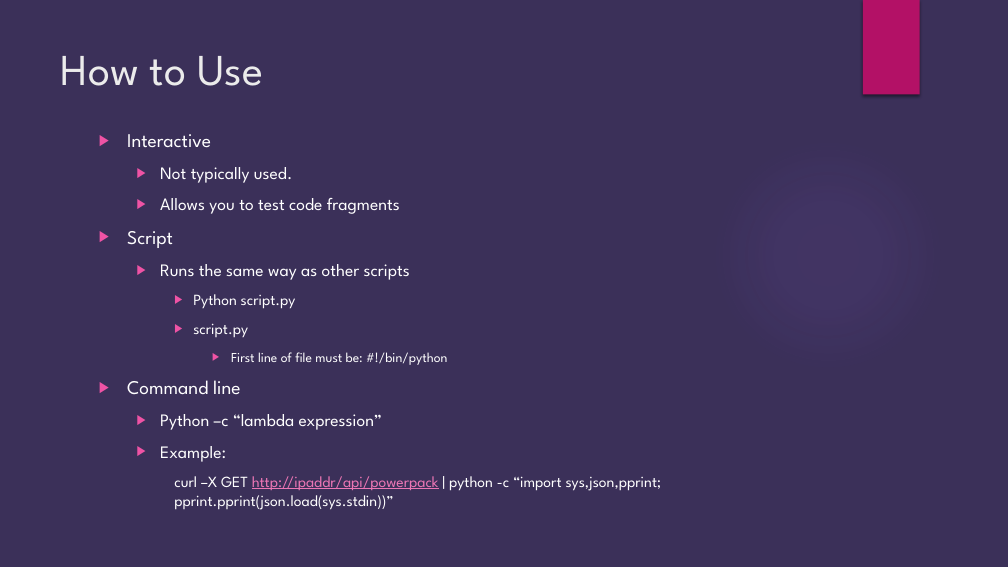
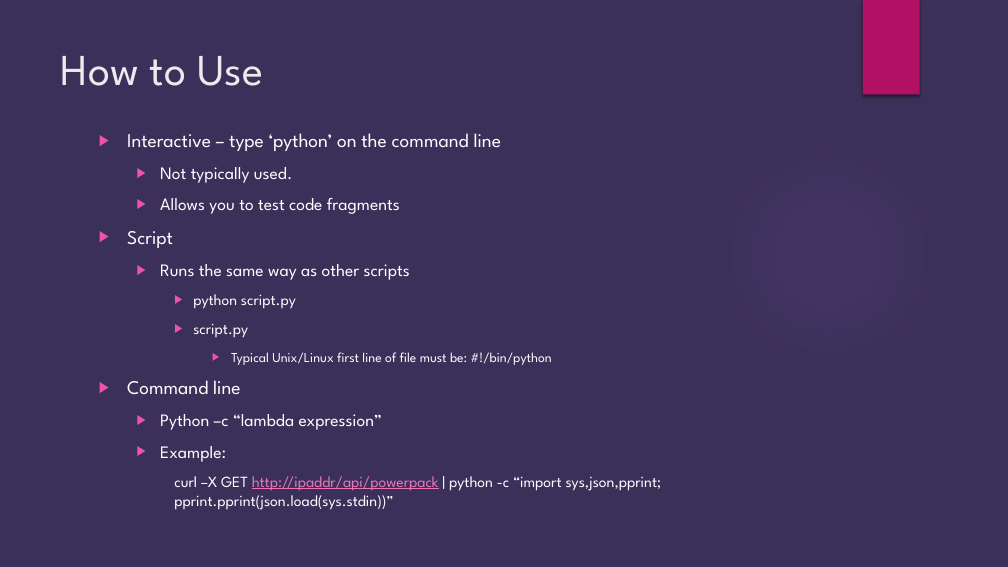
Before and after one commit to brianjgrier/Python-Overview, a slide deck: slide 9 of Python Introduction.pptx. Drawn at 1008x567 pixels with LibreOffice and Linux fonts; fonts in the diff are those of the drawing; background and template pictures are left out. Boxes give left, top, right and bottom in pixels: in the first picture for what was removed or moved away, otherwise in the second. Text is boxed around its words. In the diff, an @@ line names an element or a change of style, - is before the commit and + after.

```diff
--- a/Python Introduction.pptx
+++ b/Python Introduction.pptx
@@ text at (x1=127, y1=133, x2=502, y2=151): text changed @@
-▶ Interactive
+▶ Interactive – type ‘python’ on the command line
@@ text at (x1=193, y1=294, x2=296, y2=309): text changed @@
-    ▶ Python script.py
+    ▶ python script.py
@@ text at (x1=231, y1=352, x2=552, y2=365): text changed @@
-      ▶ First line of file must be: #!/bin/python
+      ▶ Typical Unix/Linux first line of file must be: #!/bin/python
```
Also in this commit, not shown: 11 other slides changed, 3 slides added.
